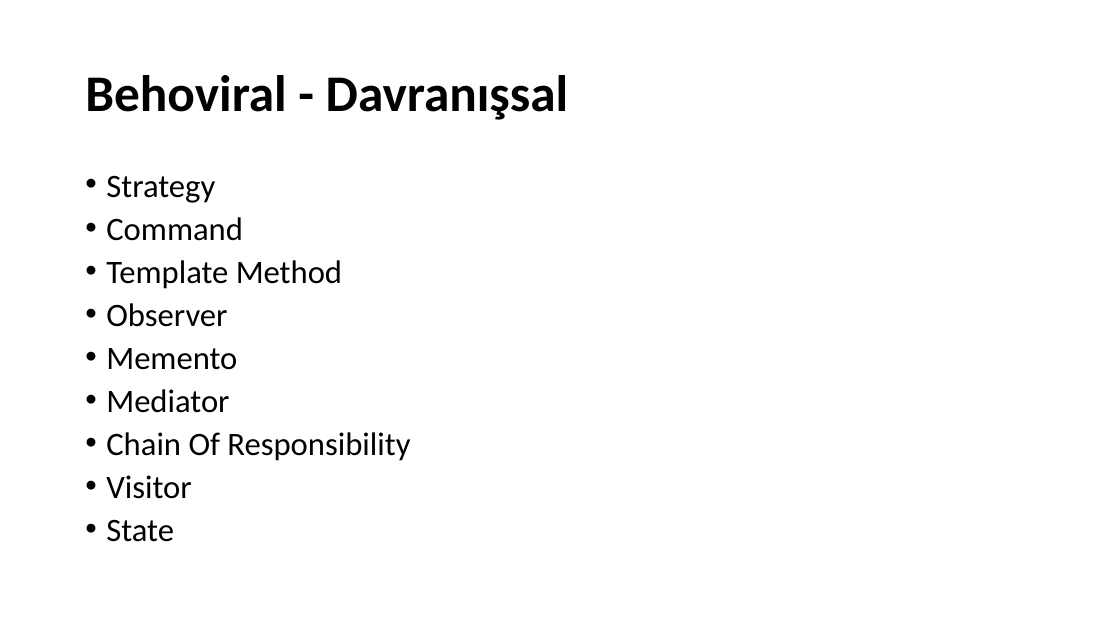
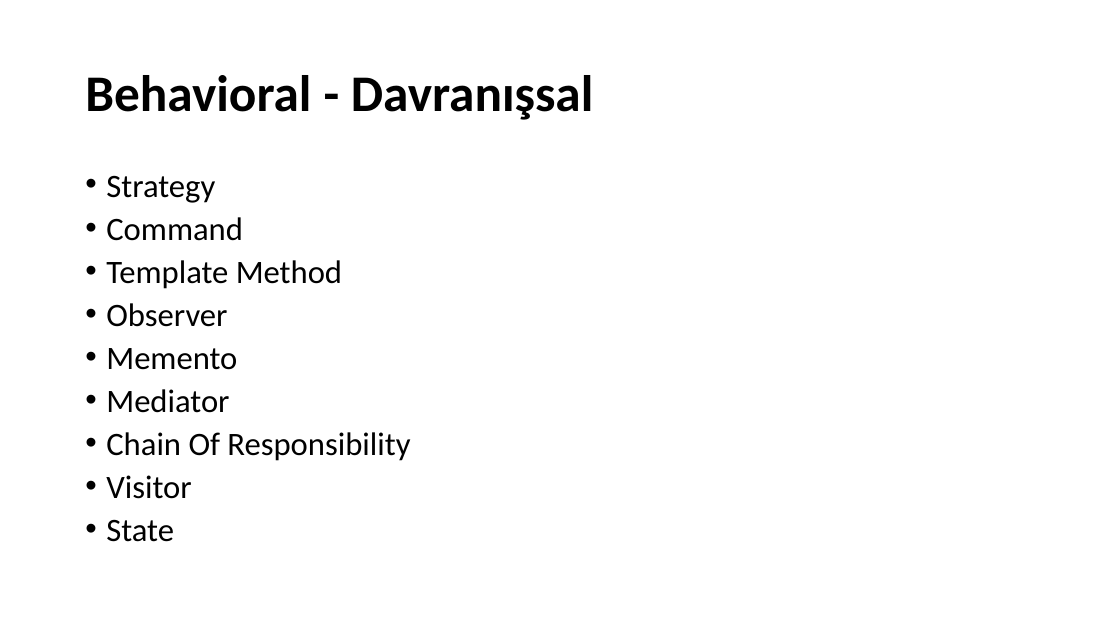
Before and after one commit to umiitkose/DesignPattern-Umiitkose, a slide deck: slide 35 of Tasarımdesenleri.pptx (slide 30 before the commit). Drawn at 1120x630 pixels with LibreOffice and Linux fonts; fonts in the diff are those of the drawing. Boxes give left, top, right and bottom in pixels: in the first picture for what was removed or moved away, otherwise in the second. Text is boxed around its words. In the diff, an @@ line names an element or a change of style, - is before the commit and + after.

```diff
--- a/Tasarımdesenleri.pptx
+++ b/Tasarımdesenleri.pptx
@@ title at (85,75,594,120): text changed @@
-Behoviral - Davranışsal
+Behavioral - Davranışsal
```
Also in this commit, not shown: 5 other slides changed, 28 slides added, 2 slides removed.
